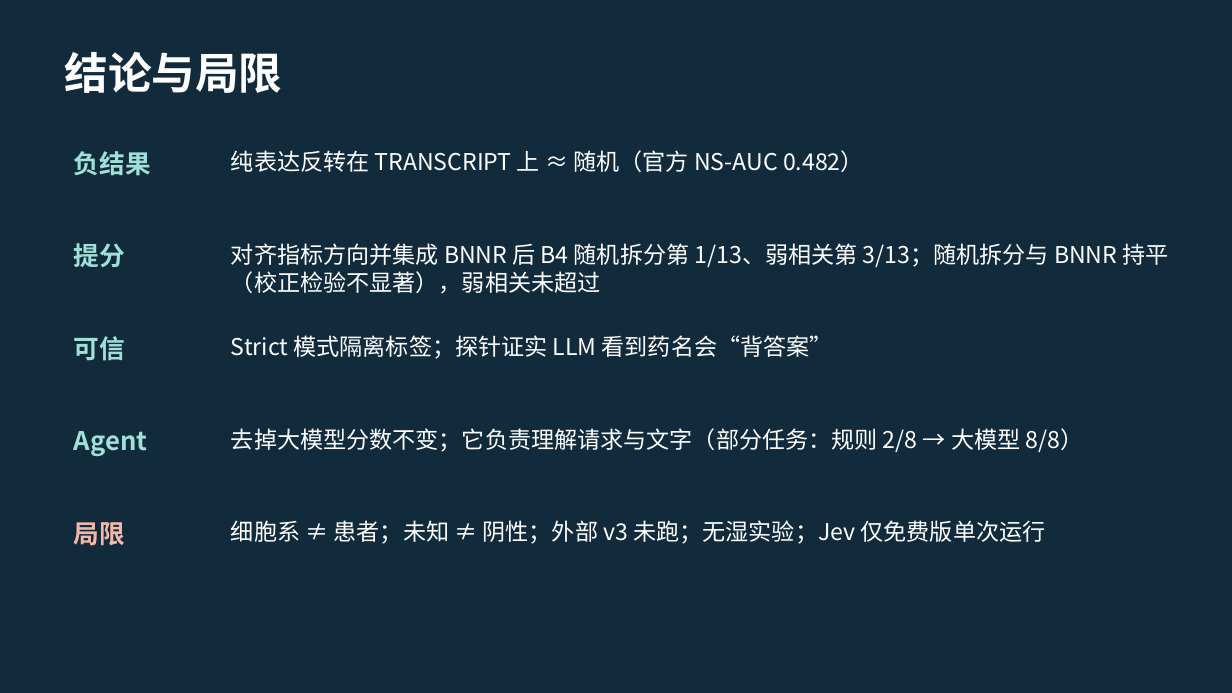
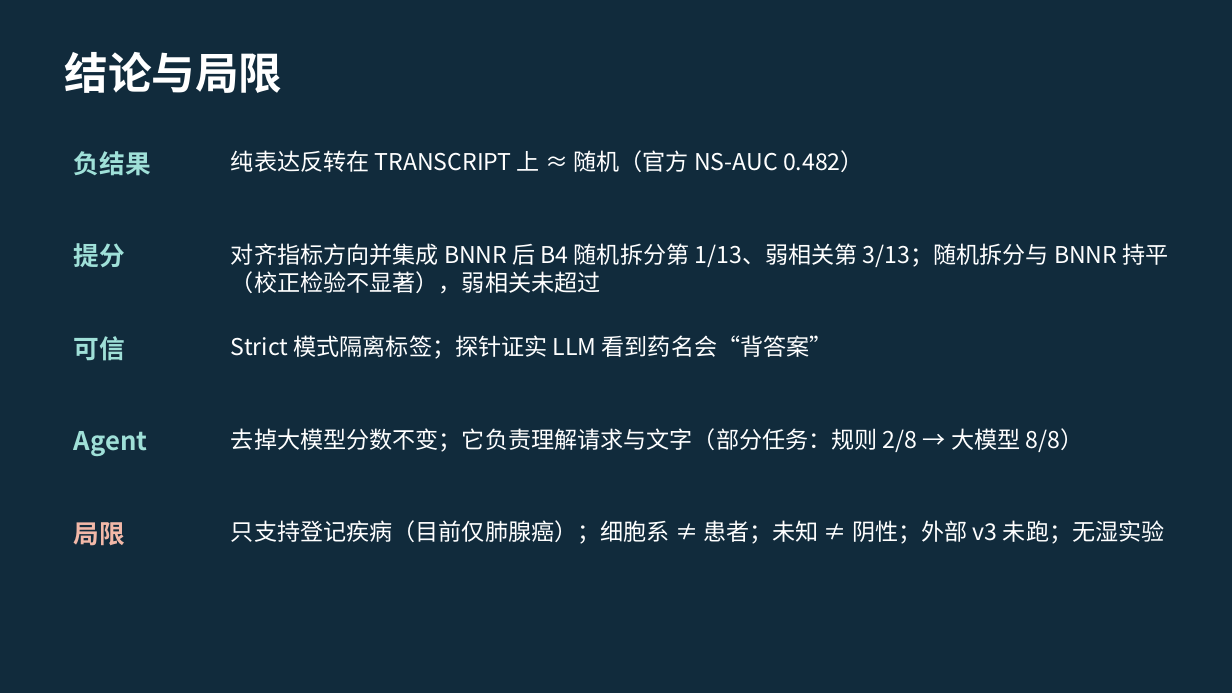
Before and after one commit to cw-jlu/Drug-Repurposing-Agent, a slide deck: slide 12 of deliverables/药物重定位Agent_答辩稿_v7.pptx. Drawn at 1232x693 pixels with LibreOffice and Linux fonts; fonts in the diff are those of the drawing. Boxes give left, top, right and bottom in pixels: in the first picture for what was removed or moved away, otherwise in the second. Text is boxed around its words. In the diff, an @@ line names an element or a change of style, - is before the commit and + after.

```diff
--- a/deliverables/药物重定位Agent_答辩稿_v7.pptx
+++ b/deliverables/药物重定位Agent_答辩稿_v7.pptx
@@ text at [231, 520, 1165, 544]: text changed @@
-细胞系 ≠ 患者；未知 ≠ 阴性；外部 v3 未跑；无湿实验；Jev 仅免费版单次运行
+只支持登记疾病（目前仅肺腺癌）；细胞系 ≠ 患者；未知 ≠ 阴性；外部 v3 未跑；无湿实验
```
Also in this commit, not shown: 6 other files.
